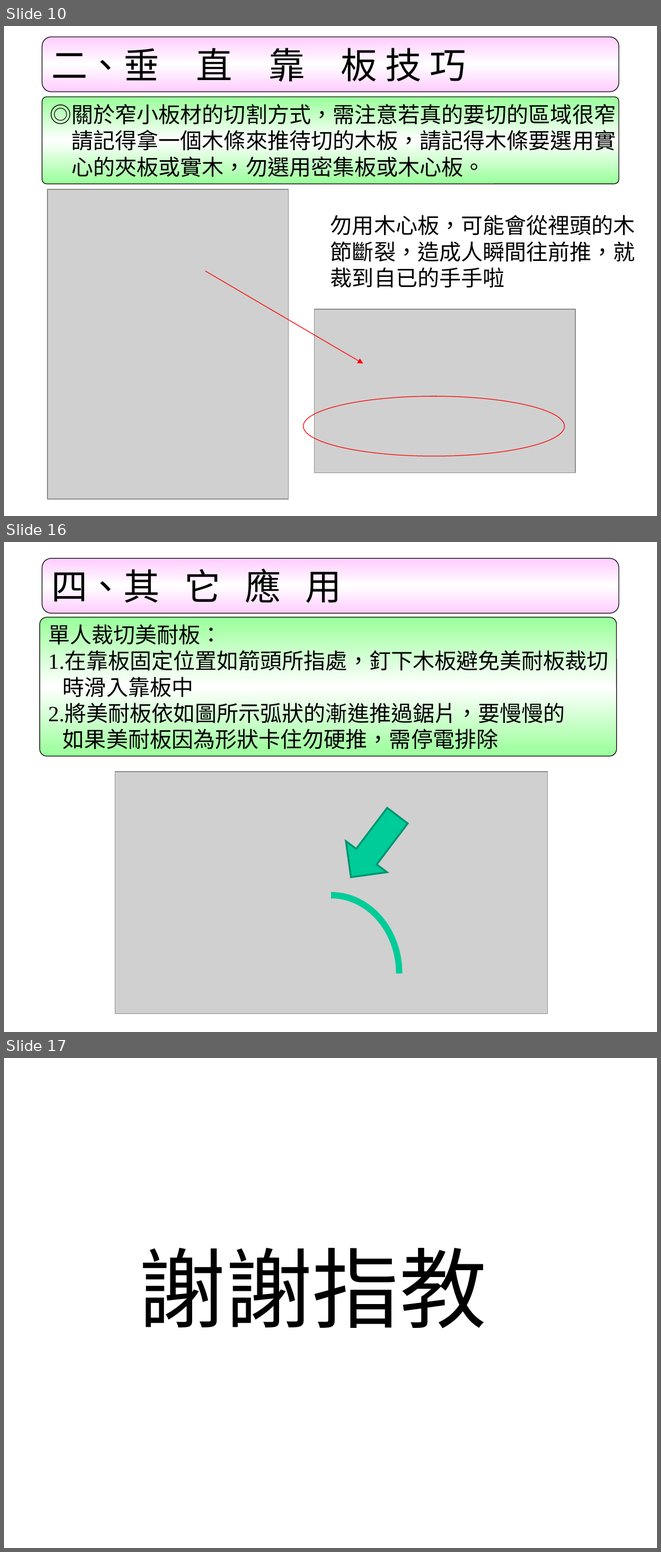
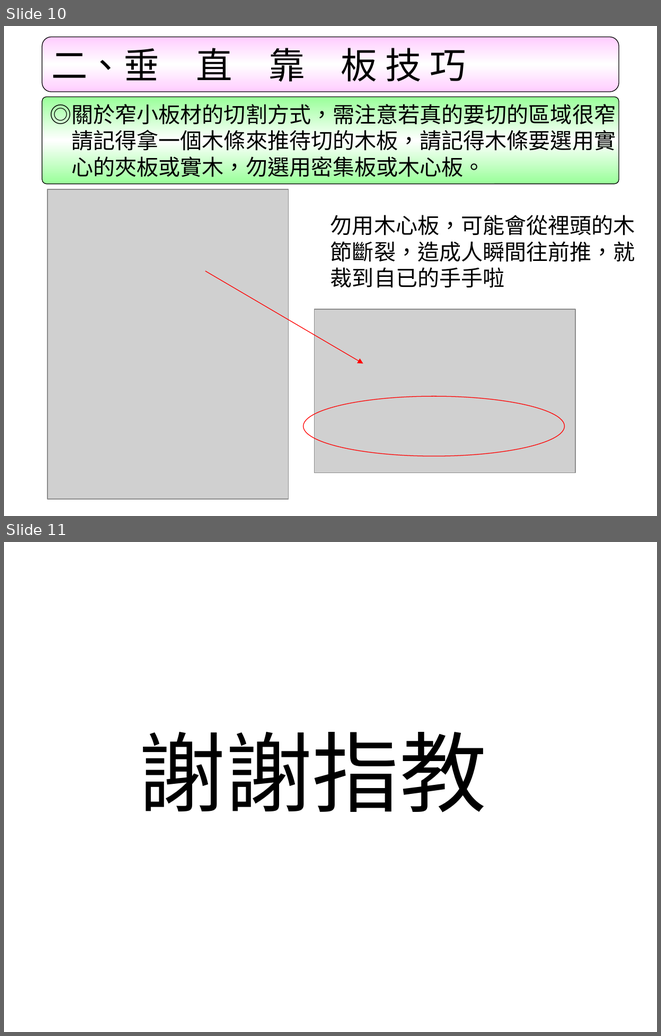
Before and after one commit to LawrenceChien/2017-PPES-Lookout-Project, a slide deck: 2017 PPES Lookout Project--001/005. Training Methods/Short-term Training/Architectural Structure/鋸檯使用教學.ppt. Shown one above the other, each under a label of ours: slides 10, 16 and 17 before the commit, slides 10 and 11 after it; the slides between them are not shown. The pictures are 661x1552 and 661x1036 pixels, drawn with LibreOffice and Linux fonts; fonts in the diff are those of the drawing; grey boxes stand for pictures. Boxes give left, top, right and bottom in pixels: in the first picture for what was removed or moved away, otherwise in the second. Text is boxed around its words. In the diff, an @@ line names an element or a change of style, - is before the commit and + after.

Commit message:
some ppt is big, and to delete many pictures.

```diff
--- a/2017 PPES Lookout Project--001/005. Training Methods/Short-term Training/Architectural Structure/鋸檯使用教學.ppt
+++ b/2017 PPES Lookout Project--001/005. Training Methods/Short-term Training/Architectural Structure/鋸檯使用教學.ppt
@@ slide 16 removed at (4, 542, 657, 1032), background #FFFFFF @@
@@ rounded rectangle removed at (42, 558, 618, 613) @@
-四、其 它 應 用
@@ rounded rectangle removed at (40, 617, 617, 756) @@
-單人裁切美耐板：
-1.在靠板固定位置如箭頭所指處，釘下木板避免美耐板裁切
-時滑入靠板中
-2.將美耐板依如圖所示弧狀的漸進推過鋸片，要慢慢的
-如果美耐板因為形狀卡住勿硬推，需停電排除
@@ picture removed at (115, 771, 547, 1014) @@
@@ down arrow removed at (331, 800, 418, 892) @@
@@ freeform shape removed at (263, 896, 400, 1032) @@
@@ what was slide 17 is now slide 11 @@
```
Also in this commit, not shown: 5 other slides removed, 4 other files.
